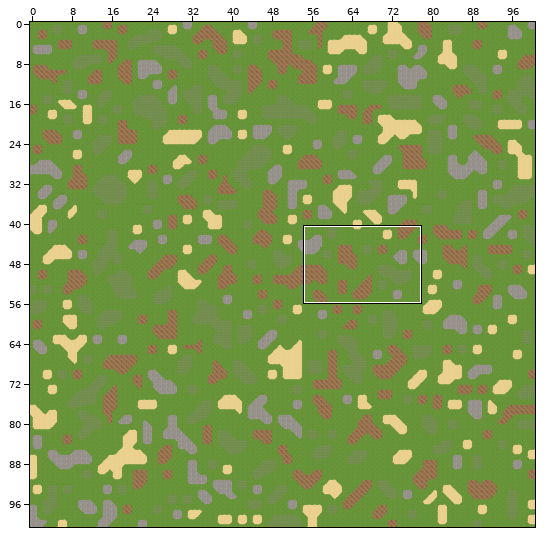
Tiled map -- common/images/map/dev/s1.tmx. Above: a wide view before the commit, with the close-up outlined.
Close-up. The starting point:
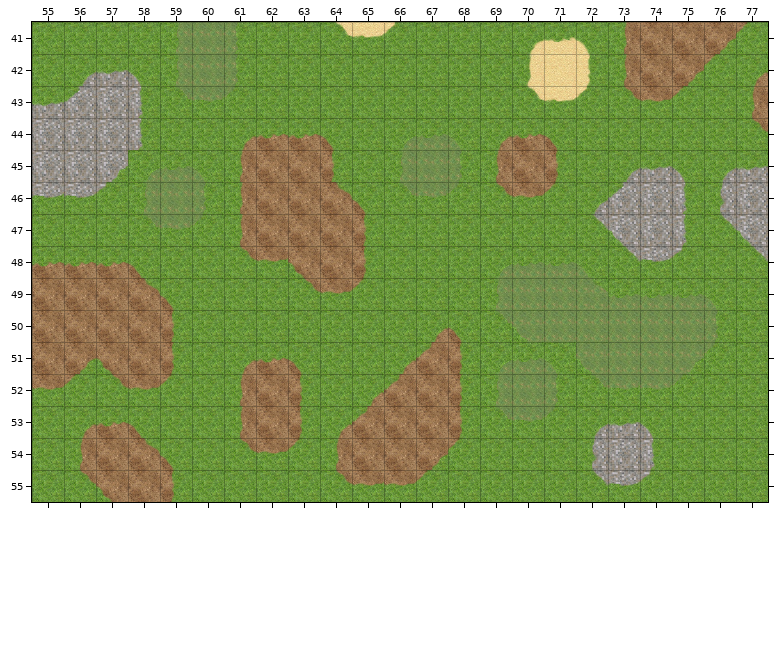
Cells are 50x50 px. Shown: x 55..77, y 41..55.
After:
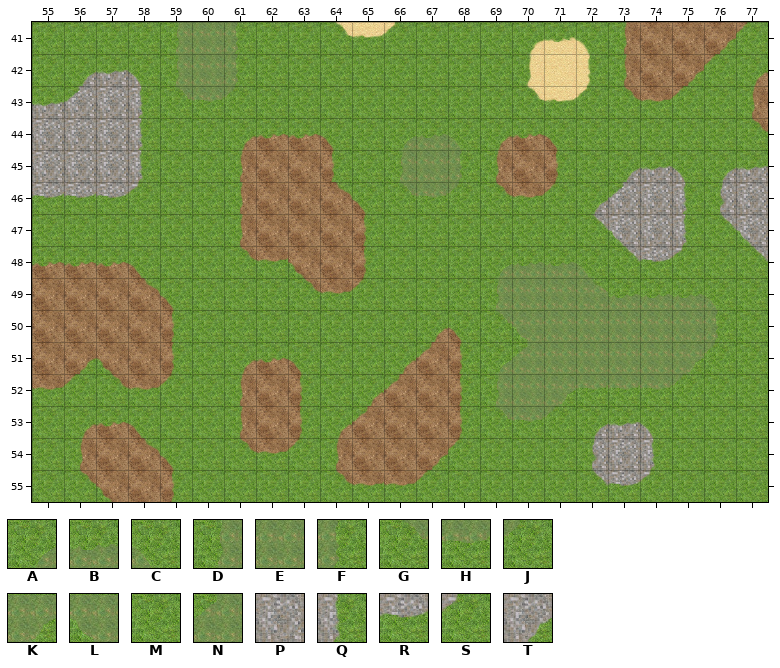
Key: from "evolution": A 0, B 1, C 2, D 6, E 7, F 8, G 12, H 13, J 14, K 18, L 19, M 20, N 25, P 37, Q 38, R 43, S 44, T 48.
_ is an empty cell.
From old to new:
Layer "b":
y 45: x 57..60 TABC -> PQMM
y 46: x 57..60 SDEF -> RSMM
y 47: x 58..60 GHJ -> MMM
y 51: x 70..72 BCL -> NEE
y 52: x 71..72 FG -> KH
Boxes around the changes in both close-ups, in picture pixels (x1, y1, x2, y2):
changed: (96, 150, 206, 230)
changed: (512, 342, 608, 406)
